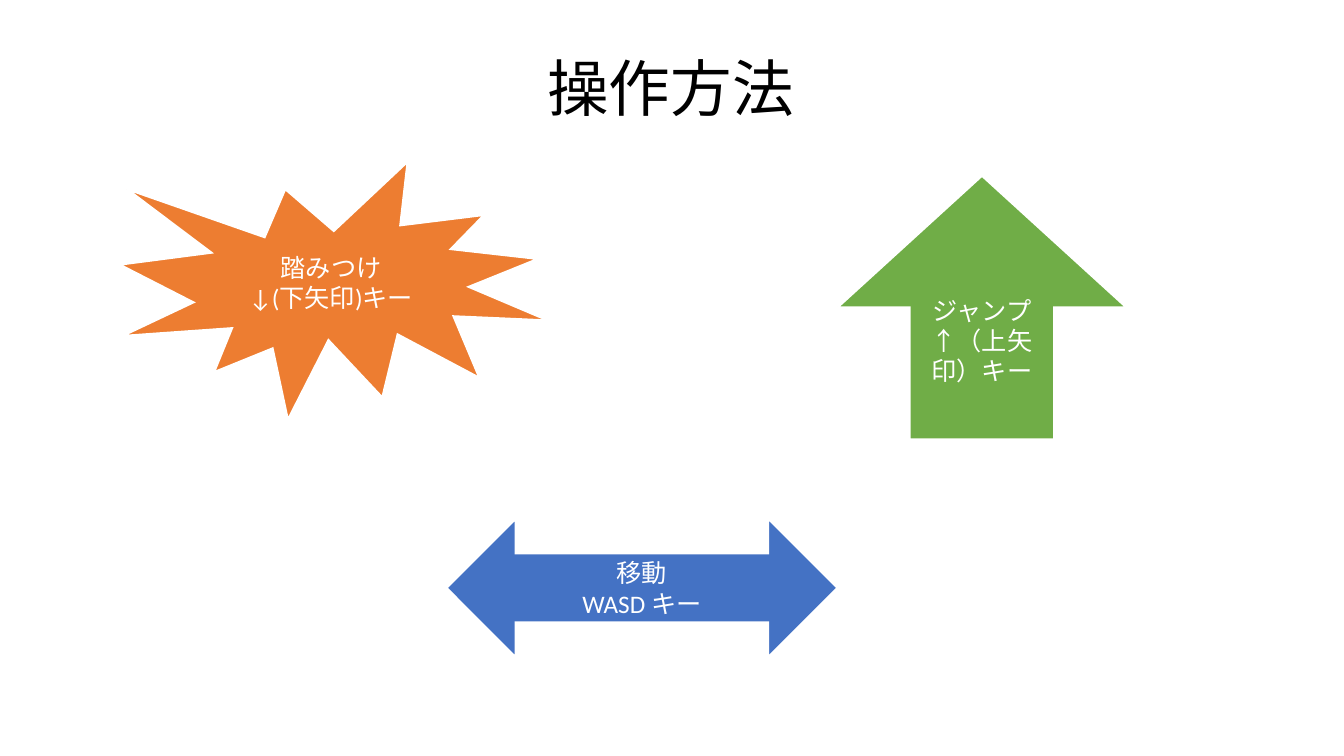
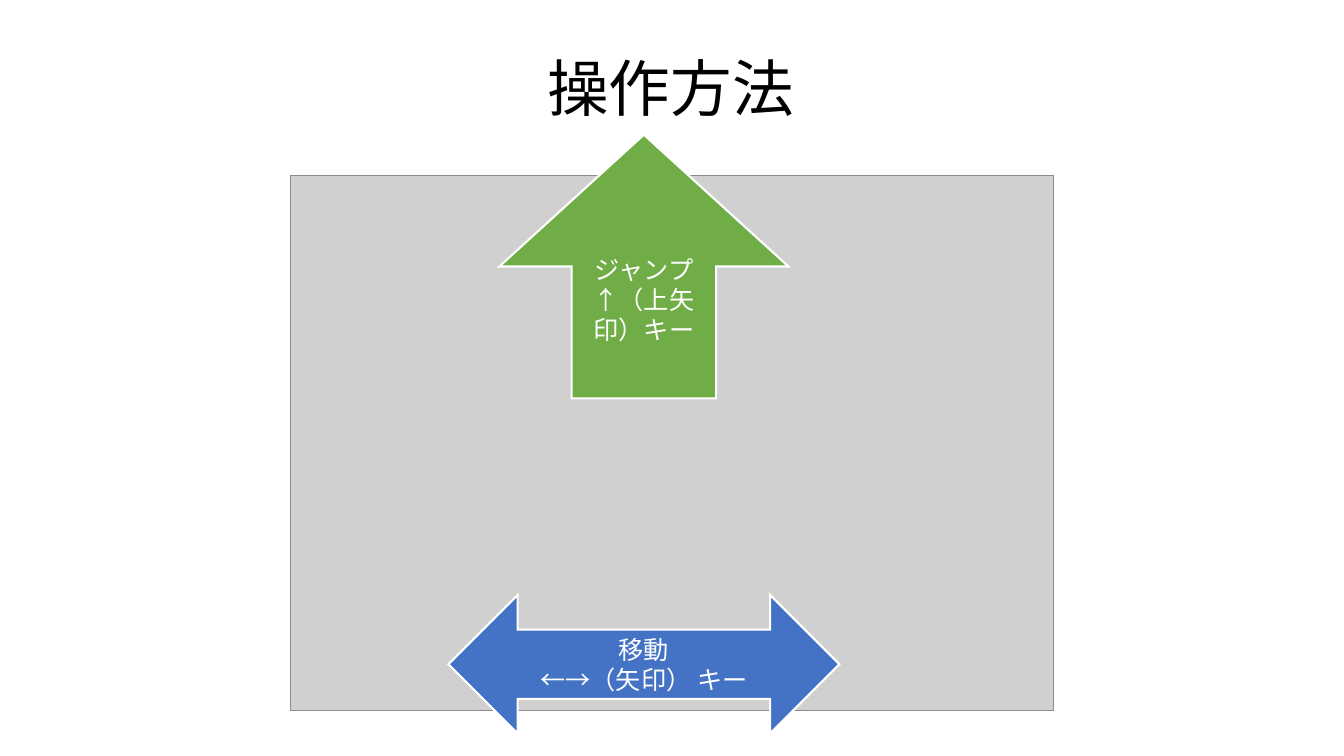
Before and after one commit to telrinrin02486/GameFile, a slide deck: slide 4 of asiman.pptx. Drawn at 1344x756 pixels with LibreOffice and Linux fonts; fonts in the diff are those of the drawing; grey boxes stand for pictures; background and template pictures are left out. Boxes give left, top, right and bottom in pixels: in the first picture for what was removed or moved away, otherwise in the second. Text is boxed around its words. In the diff, an @@ line names an element or a change of style, - is before the commit and + after.

```diff
--- a/asiman.pptx
+++ b/asiman.pptx
@@ up arrow "ジャンプ" moved from (x1=838, y1=175, x2=1127, y2=440) to (x1=499, y1=135, x2=788, y2=399) @@
@@ irregular seal removed at (x1=120, y1=161, x2=548, y2=419) @@
-踏みつけ
-↓(下矢印)キー
@@ picture added at (x1=290, y1=175, x2=1054, y2=711) @@
@@ left right arrow "移動" moved from (x1=447, y1=519, x2=838, y2=657) to (x1=449, y1=595, x2=840, y2=733) @@
@@ text in left right arrow at (x1=540, y1=667, x2=747, y2=692): text changed @@
-WASD キー
+←→（矢印） キー
```
Also in this commit, not shown: 3 other slides changed.
